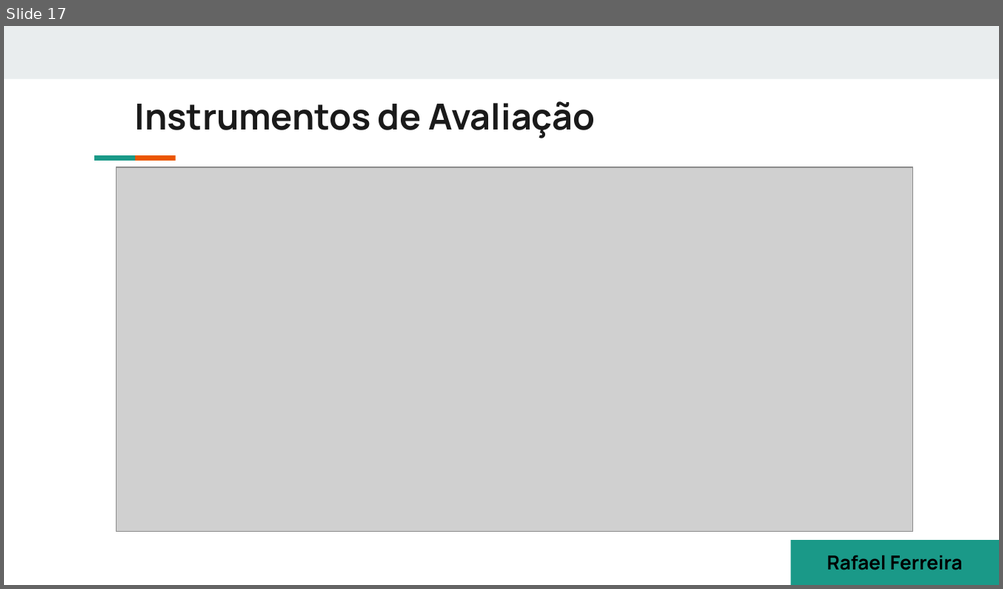
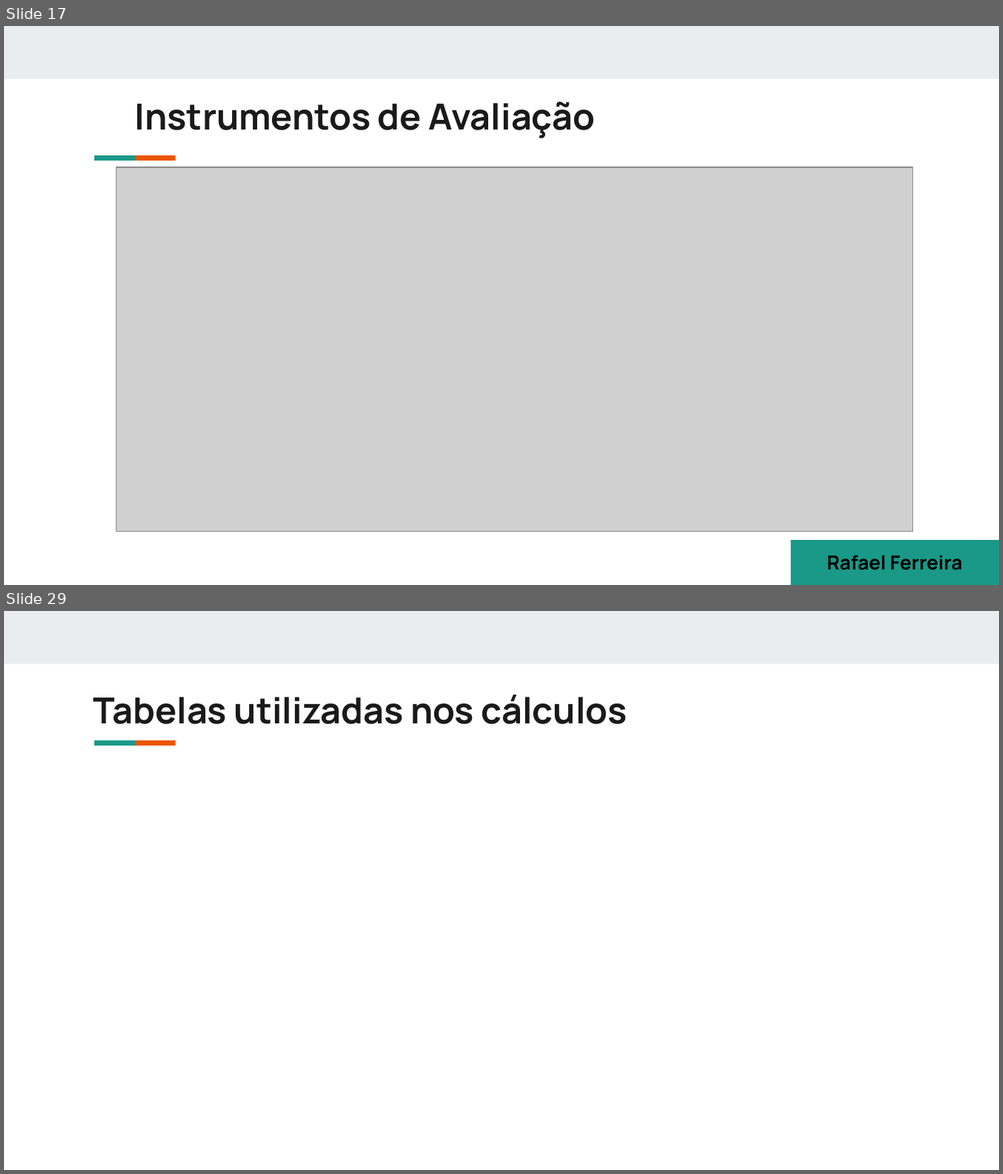
Before and after one commit to danielcestari/preparacao_pedagogica, a slide deck: Avaliação.odp. Shown one above the other, each under a label of ours: slide 17 before the commit, slides 17 and 29 after it; the slides between them are not shown. The pictures are 1003x589 and 1003x1174 pixels, drawn with LibreOffice and Linux fonts; fonts in the diff are those of the drawing; grey boxes stand for pictures. Boxes give left, top, right and bottom in pixels: in the first picture for what was removed or moved away, otherwise in the second. Text is boxed around its words. In the diff, an @@ line names an element or a change of style, - is before the commit and + after.

```diff
--- a/Avaliação.odp
+++ b/Avaliação.odp
@@ slide 29 added at bbox=[4, 611, 999, 1170], background #FFFFFF; not listed: 3 template elements that a slide beside it also shows @@
@@ title added at bbox=[93, 695, 627, 724], 26 pt, text #1A1A1A, bold @@
+Tabelas utilizadas nos cálculos
```
Also in this commit, not shown: 11 other slides added, 6 other files.
